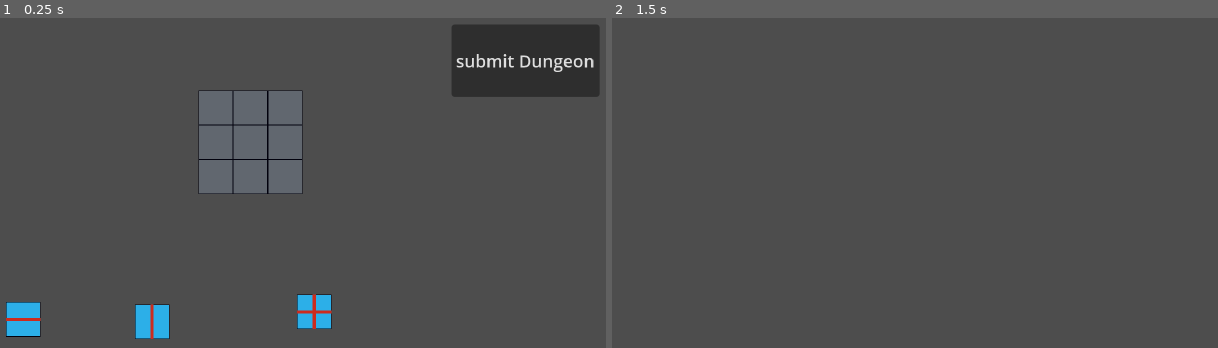
Above: before the commit, frames 1-2 (left to right).
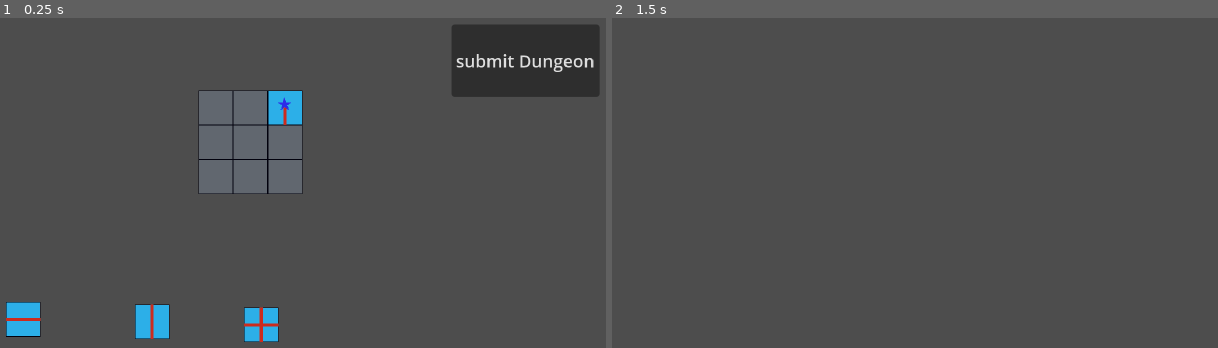
Above: after the commit, the same moments.

Repository: Chikenscreed/roguelike-farming
Game: Godot game, scene res://Scenes/game.tscn
Same seed, same stepped clock (60 frames per second), same inputs: the game is played once before the commit and once after it. This scene is started directly instead of the project's main scene.
Inputs (mouse positions are in pixels of both pictures, inside the frame that each line leads up to):
- Up to frame 1 (0.25 s): no input
- Up to frame 2 (1.5 s): click "submit Dungeon" at 0.5 s; tap Enter at 1.25 s; move the mouse to (1096, 166) at 1.27 s; hold D (right) from 1.28 s (still down); click (1096, 166) at 1.42 s

The runs differ from the first frame. In frame 1, 1.8% of the frame differs, in the area x 40-55%, y 22-99%; in frame 2, nothing differs.
Error before the commit: Invalid call. Nonexistent function 'makePlayable' in base 'Nil'. (res://dungeon_manager.gd:85)
Error after the commit: Invalid call. Nonexistent function 'makePlayable' in base 'Nil'. (res://Scripts/dungeon_manager.gd:85)

Commit message:
added DungeonExtras like chest and Exit. Currently get pllaced in the middle of room

Diff:
--- /dev/null
+++ b/roguelike-farming/Resources/DungeonExtras/chest.tres
@@ -0,0 +1,10 @@
+[gd_resource type="Resource" script_class="Chest" load_steps=3 format=3 uid="uid://dyf6dxd2edc7t"]
+
+[ext_resource type="PackedScene" uid="uid://bdhei54eu7r73" path="res://Scenes/components/mapComponents/chest.tscn" id="1_0csdk"]
+[ext_resource type="Script" uid="uid://mk71elkma5mt" path="res://Scripts/DungeonExtras/chestResource.gd" id="2_0csdk"]
+
+[resource]
+resource_local_to_scene = true
+script = ExtResource("2_0csdk")
+scenetoBePlaced = ExtResource("1_0csdk")
+metadata/_custom_type_script = "uid://mk71elkma5mt"
--- /dev/null
+++ b/roguelike-farming/Resources/DungeonExtras/exit.tres
@@ -0,0 +1,11 @@
+[gd_resource type="Resource" script_class="Exit" load_steps=3 format=3 uid="uid://o3j6736lpo21"]
+
+[ext_resource type="Script" uid="uid://b75o3pfow0s56" path="res://Scripts/DungeonExtras/exitResource.gd" id="1_jsufx"]
+[ext_resource type="PackedScene" uid="uid://dgkuh1xy1evma" path="res://Scenes/components/mapComponents/exit.tscn" id="1_t35vl"]
+
+[resource]
+resource_local_to_scene = true
+script = ExtResource("1_jsufx")
+name = "Exit"
+scenetoBePlaced = ExtResource("1_t35vl")
+metadata/_custom_type_script = "uid://b75o3pfow0s56"
--- a/roguelike-farming/Resources/allDirections.tres
+++ b/roguelike-farming/Resources/allDirections.tres
@@ -5,6 +5,7 @@
 
 [resource]
 script = ExtResource("1_8g8ny")
+name = "AllDirections"
 north = true
 east = true
 south = true
--- /dev/null
+++ b/roguelike-farming/Resources/testExit.tres
@@ -0,0 +1,13 @@
+[gd_resource type="Resource" script_class="Tile_Data" load_steps=4 format=3 uid="uid://b0877g8aleibs"]
+
+[ext_resource type="Script" uid="uid://fj0p44iwfaup" path="res://Scripts/Tile.gd" id="1_pyhsc"]
+[ext_resource type="Resource" uid="uid://o3j6736lpo21" path="res://Resources/DungeonExtras/exit.tres" id="1_wnbvj"]
+[ext_resource type="Texture2D" uid="uid://bdkxby6c85vu2" path="res://Sprites/Tiles/TilePreviews/exitTilePlaceHolder.png" id="2_i541p"]
+
+[resource]
+script = ExtResource("1_pyhsc")
+name = "Exit"
+south = true
+sprite = ExtResource("2_i541p")
+extras = [ExtResource("1_wnbvj")]
+metadata/_custom_type_script = "uid://fj0p44iwfaup"
--- a/roguelike-farming/Scenes/build_dungeon_screen.tscn
+++ b/roguelike-farming/Scenes/build_dungeon_screen.tscn
@@ -1,10 +1,11 @@
-[gd_scene load_steps=6 format=3 uid="uid://bh7xfp5urcint"]
+[gd_scene load_steps=7 format=3 uid="uid://bh7xfp5urcint"]
 
 [ext_resource type="Script" uid="uid://c07xhhm6qn82g" path="res://Scripts/build_dungeon_screen.gd" id="1_lr1r3"]
 [ext_resource type="PackedScene" uid="uid://bpu63gkkg4cjy" path="res://Scenes/mapTile.tscn" id="1_osag5"]
 [ext_resource type="Resource" uid="uid://cqvbonigw8ffq" path="res://Resources/westeast.tres" id="3_lr1r3"]
 [ext_resource type="Resource" uid="uid://dfwvxiauhcg3a" path="res://Resources/allDirections.tres" id="3_xkebr"]
 [ext_resource type="Resource" uid="uid://r4bvmlw0cgtd" path="res://Resources/SouthNorthTile.tres" id="4_50upt"]
+[ext_resource type="Resource" uid="uid://b0877g8aleibs" path="res://Resources/testExit.tres" id="6_50upt"]
 
 [node name="BuildDungeonScreen" type="Control"]
 layout_mode = 3
@@ -17,8 +18,7 @@
 script = ExtResource("1_lr1r3")
 
 [node name="AllDirections" parent="." instance=ExtResource("1_osag5")]
-z_index = 1
-position = Vector2(373, 297)
+position = Vector2(324, 309)
 tileData = ExtResource("3_xkebr")
 
 [node name="SouthNorth" parent="." instance=ExtResource("1_osag5")]
@@ -48,6 +48,8 @@
 [node name="FrameTileSlot3" parent="TileFrame2" instance=ExtResource("1_osag5")]
 position = Vector2(346, 108)
 mapSlot = true
+pregeneratedTile = true
+tileData = ExtResource("6_50upt")
 
 [node name="FrameTileSlot4" parent="TileFrame2" instance=ExtResource("1_osag5")]
 position = Vector2(282, 140)
--- /dev/null
+++ b/roguelike-farming/Scenes/components/mapComponents/chest.tscn
@@ -0,0 +1,19 @@
+[gd_scene load_steps=4 format=3 uid="uid://bdhei54eu7r73"]
+
+[ext_resource type="Script" uid="uid://8vda2cw3kiet" path="res://Scripts/chestObjectScript.gd" id="1_1c2xg"]
+[ext_resource type="Texture2D" uid="uid://chyr3272vda7y" path="res://Sprites/randomStuff/chest_placeholder.png" id="1_f42m7"]
+
+[sub_resource type="RectangleShape2D" id="RectangleShape2D_1c2xg"]
+size = Vector2(32, 13)
+
+[node name="Chest" type="Area2D"]
+script = ExtResource("1_1c2xg")
+
+[node name="CollisionShape2D" type="CollisionShape2D" parent="."]
+position = Vector2(0, 9.5)
+shape = SubResource("RectangleShape2D_1c2xg")
+
+[node name="Sprite2D" type="Sprite2D" parent="."]
+texture = ExtResource("1_f42m7")
+
+[connection signal="area_entered" from="." to="." method="_on_area_entered"]
--- /dev/null
+++ b/roguelike-farming/Scenes/components/mapComponents/exit.tscn
@@ -0,0 +1,18 @@
+[gd_scene load_steps=4 format=3 uid="uid://dgkuh1xy1evma"]
+
+[ext_resource type="Script" uid="uid://vq1gpq4bytuh" path="res://Scenes/components/mapComponents/exitObjectScript.gd" id="1_2fdpf"]
+[ext_resource type="Texture2D" uid="uid://dw2a4p7n38nda" path="res://Sprites/randomStuff/exit_placeholder.png" id="1_oi413"]
+
+[sub_resource type="RectangleShape2D" id="RectangleShape2D_2fdpf"]
+size = Vector2(32, 32)
+
+[node name="Exit" type="Area2D"]
+script = ExtResource("1_2fdpf")
+
+[node name="CollisionShape2D" type="CollisionShape2D" parent="."]
+shape = SubResource("RectangleShape2D_2fdpf")
+
+[node name="Sprite2D" type="Sprite2D" parent="."]
+texture = ExtResource("1_oi413")
+
+[connection signal="area_entered" from="." to="." method="_on_area_entered"]
--- /dev/null
+++ b/roguelike-farming/Scenes/components/mapComponents/exitObjectScript.gd
@@ -0,0 +1,18 @@
+extends Area2D
+
+
+# Called when the node enters the scene tree for the first time.
+func _ready() -> void:
+	pass # Replace with function body.
+
+
+# Called every frame. 'delta' is the elapsed time since the previous frame.
+func _process(delta: float) -> void:
+	pass
+
+
+
+
+func _on_area_entered(area: Area2D) -> void:
+	print("Player wants to exit!!!!")
+	pass # Replace with function body.
--- /dev/null
+++ b/roguelike-farming/Scripts/DungeonExtras/DungeonExtras.gd
@@ -0,0 +1,6 @@
+class_name DungeonExtras
+extends Resource
+
+@export var name: String
+
+@export var scenetoBePlaced: PackedScene
--- /dev/null
+++ b/roguelike-farming/Scripts/DungeonExtras/chestResource.gd
@@ -0,0 +1,5 @@
+class_name Chest
+extends DungeonExtras
+
+
+@export var loot: Array[String]
--- /dev/null
+++ b/roguelike-farming/Scripts/DungeonExtras/exitResource.gd
@@ -0,0 +1,2 @@
+class_name Exit
+extends DungeonExtras
--- a/roguelike-farming/Scripts/MapTile.gd
+++ b/roguelike-farming/Scripts/MapTile.gd
@@ -13,6 +13,7 @@
 
 ##This boolean is needed to make MapSlotTiles not draggable.
 @export var mapSlot: bool
+@export var pregeneratedTile: bool
 
 ## if a tile gets dragged to the slot, the slot should show the current tile_data. Also later probably needed to connect the tiles together
 @export var tileData: Tile_Data
@@ -76,5 +77,5 @@
 	query.collide_with_areas = true
 	for slot in space.intersect_point(query):
 		var s: MapTile = slot.collider as MapTile
-		if(s.mapSlot):
+		if(s.mapSlot and !s.pregeneratedTile):
 			s.setTile(self.tileData)
--- a/roguelike-farming/Scripts/Tile.gd
+++ b/roguelike-farming/Scripts/Tile.gd
@@ -15,3 +15,6 @@
 ## Texture to show during the building screen
 @export_category("SpriteRep")
 @export var sprite : CompressedTexture2D
+
+##extraStuff like chest or exit
+@export var extras: Array[DungeonExtras]
--- /dev/null
+++ b/roguelike-farming/Scripts/chestObjectScript.gd
@@ -0,0 +1,17 @@
+class_name ChestObject
+extends Area2D
+
+
+# Called when the node enters the scene tree for the first time.
+func _ready() -> void:
+	pass # Replace with function body.
+
+
+# Called every frame. 'delta' is the elapsed time since the previous frame.
+func _process(delta: float) -> void:
+	pass
+
+
+func _on_area_entered(area: Area2D) -> void:
+	print("Player entered")
+	queue_free()
--- a/roguelike-farming/Scripts/dungeonRoom.gd
+++ b/roguelike-farming/Scripts/dungeonRoom.gd
@@ -24,6 +24,8 @@
 const tileSize = 16
 
 var tileData: Tile_Data = null
+
+const middleOfRoom: Vector2 = Vector2(126,126)
 
 # Called when the node enters the scene tree for the first time.
 func _ready() -> void:
@@ -59,6 +61,7 @@
 
 func setUp() -> void:
 	addDoors(tileData.north, tileData.east, tileData.south, tileData.west)
+	addExtras()
 
 func addEntrance(direction: Enums.DIRECTION) -> void:
 	var entrance: Node2D = entranceScene.instantiate()
@@ -101,3 +104,10 @@
 	disableEntrances()
 	tile_map_layer.enabled = false
 	self.visible = false
+
+
+func addExtras() -> void:
+	for extra in tileData.extras:
+		var newPart = extra.scenetoBePlaced.instantiate()
+		newPart.position = middleOfRoom
+		add_child(newPart)
Not shown, added: roguelike-farming/Scenes/components/mapComponents/exitObjectScript.gd.uid
Not shown, added: roguelike-farming/Scripts/DungeonExtras/DungeonExtras.gd.uid
Not shown, added: roguelike-farming/Scripts/DungeonExtras/chestResource.gd.uid
Not shown, added: roguelike-farming/Scripts/DungeonExtras/exitResource.gd.uid
Not shown, added: roguelike-farming/Scripts/chestObjectScript.gd.uid
Renamed: roguelike-farming/dungeon_manager.gd -> roguelike-farming/Scripts/dungeon_manager.gd
Renamed: roguelike-farming/dungeon_manager.gd.uid -> roguelike-farming/Scripts/dungeon_manager.gd.uid
Renamed: roguelike-farming/entrance.gd -> roguelike-farming/Scripts/entrance.gd
Renamed: roguelike-farming/entrance.gd.uid -> roguelike-farming/Scripts/entrance.gd.uid
Renamed: roguelike-farming/hitbox_component.gd -> roguelike-farming/Scripts/hitbox_component.gd
Renamed: roguelike-farming/hitbox_component.gd.uid -> roguelike-farming/Scripts/hitbox_component.gd.uid
Renamed: roguelike-farming/test_player.gd -> roguelike-farming/Scripts/test_player.gd
(and 9 more such lines)
